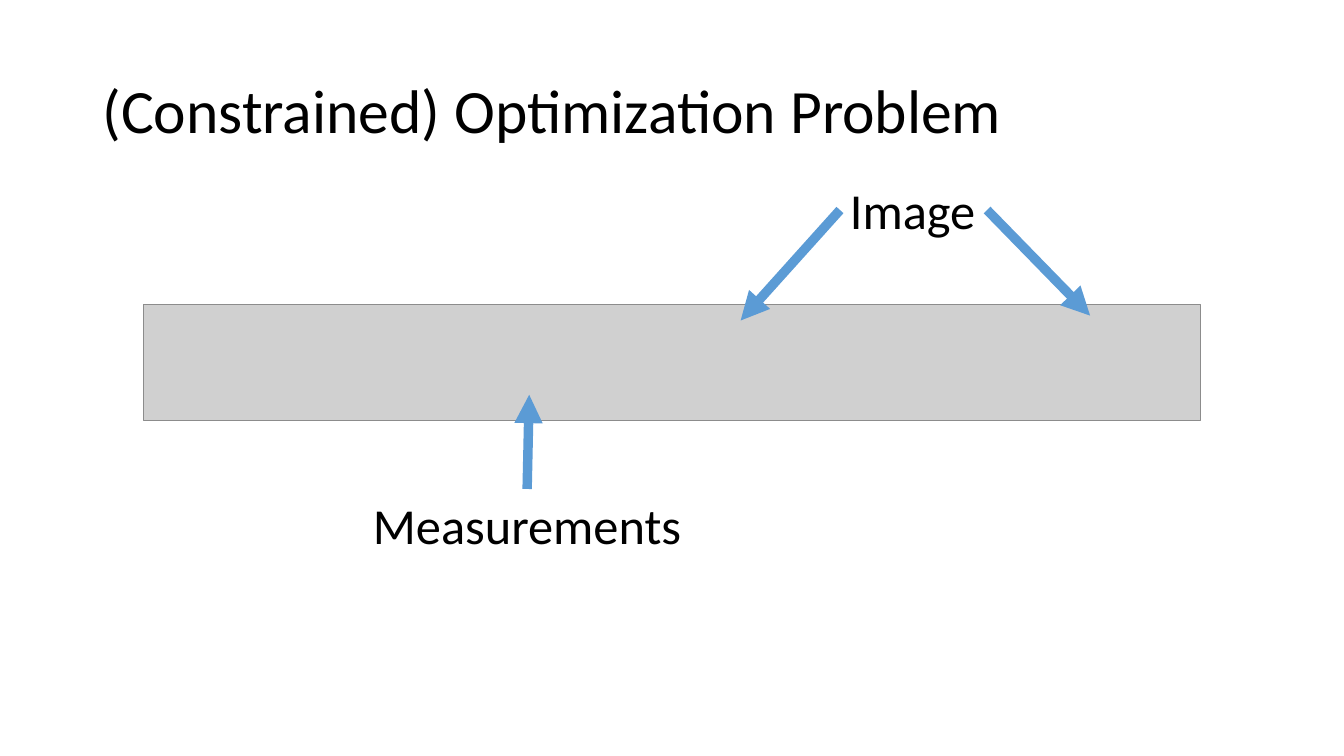
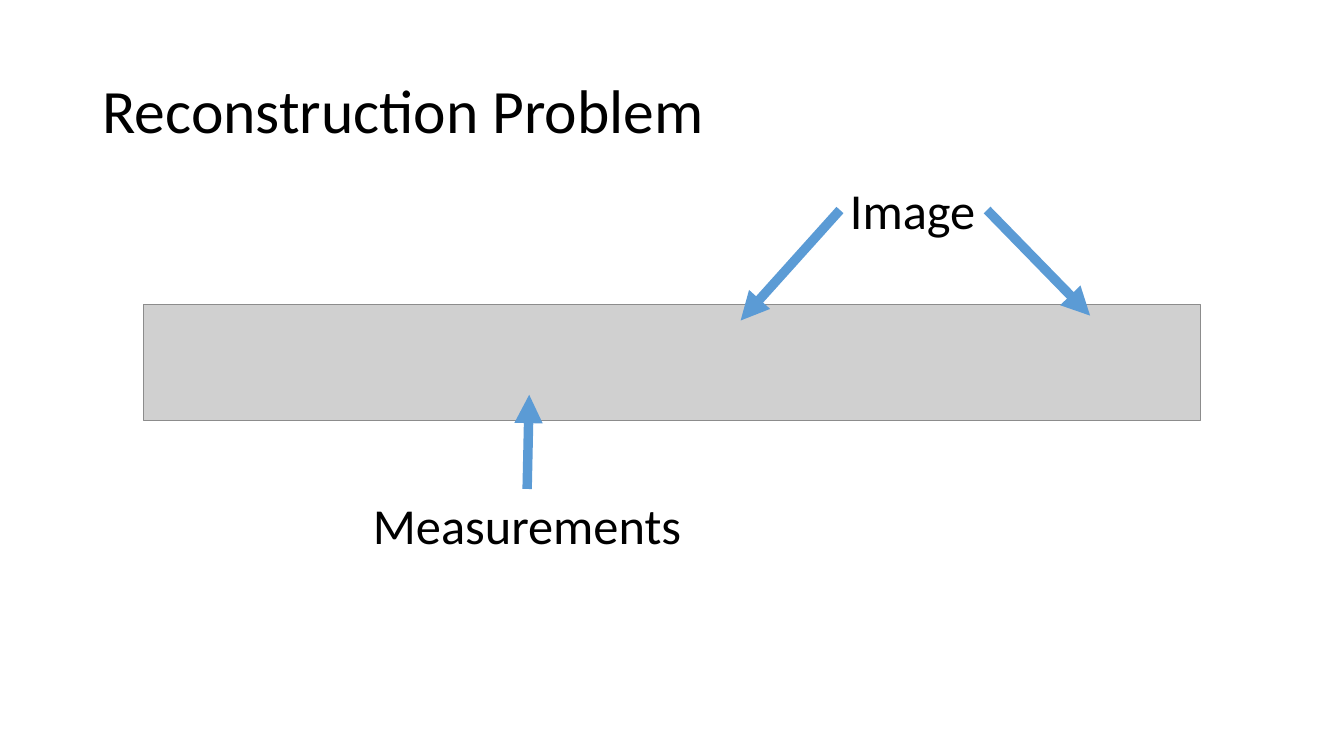
Before and after one commit to lord-blueberry/p8-doc, a slide deck: slide 5 of pp8.pptx (slide 6 before the commit). Drawn at 1344x756 pixels with LibreOffice and Linux fonts; fonts in the diff are those of the drawing; grey boxes stand for pictures. Boxes give left, top, right and bottom in pixels: in the first picture for what was removed or moved away, otherwise in the second. Text is boxed around its words. In the diff, an @@ line names an element or a change of style, - is before the commit and + after.

```diff
--- a/pp8.pptx
+++ b/pp8.pptx
@@ title at (102,90,704,134): text changed @@
-(Constrained) Optimization Problem
+Reconstruction Problem
```
Also in this commit, not shown: 12 other slides changed, 10 slides added, 12 slides removed, 1 other file.
